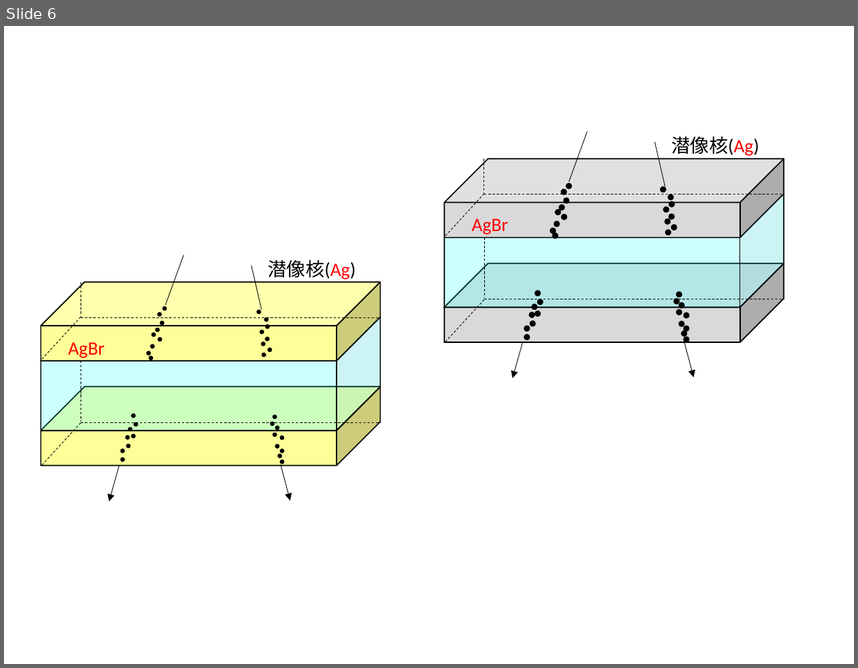
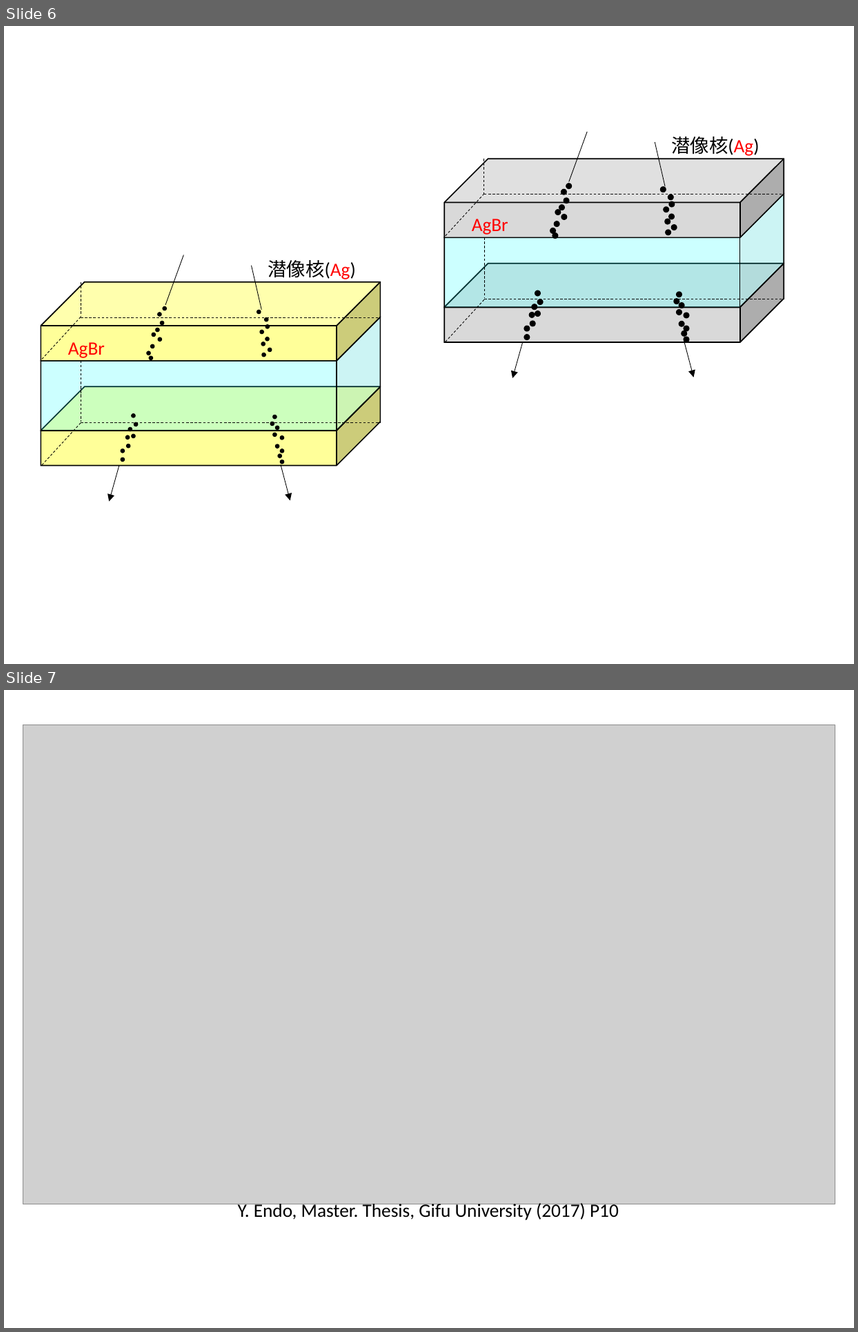
Before and after one commit to Gotoryoo/MasterThesis_real, a slide deck: 修論画像作成.pptx. Shown one above the other, each under a label of ours: slide 6 before the commit, slides 6 and 7 after it. The pictures are 858x668 and 858x1332 pixels, drawn with LibreOffice and Linux fonts; fonts in the diff are those of the drawing; grey boxes stand for pictures. Boxes give left, top, right and bottom in pixels: in the first picture for what was removed or moved away, otherwise in the second. Text is boxed around its words. In the diff, an @@ line names an element or a change of style, - is before the commit and + after.

```diff
--- a/修論画像作成.pptx
+++ b/修論画像作成.pptx
@@ slide 7 added at <box>4,690,854,1328</box>, background #FFFFFF @@
@@ picture added at <box>23,725,835,1203</box> @@
@@ text added at <box>238,1201,619,1220</box>, 16 pt, text #000000 @@
+Y. Endo, Master. Thesis, Gifu University (2017) P10
```
Also in this commit, not shown: 2 other slides added, 8 other files.
